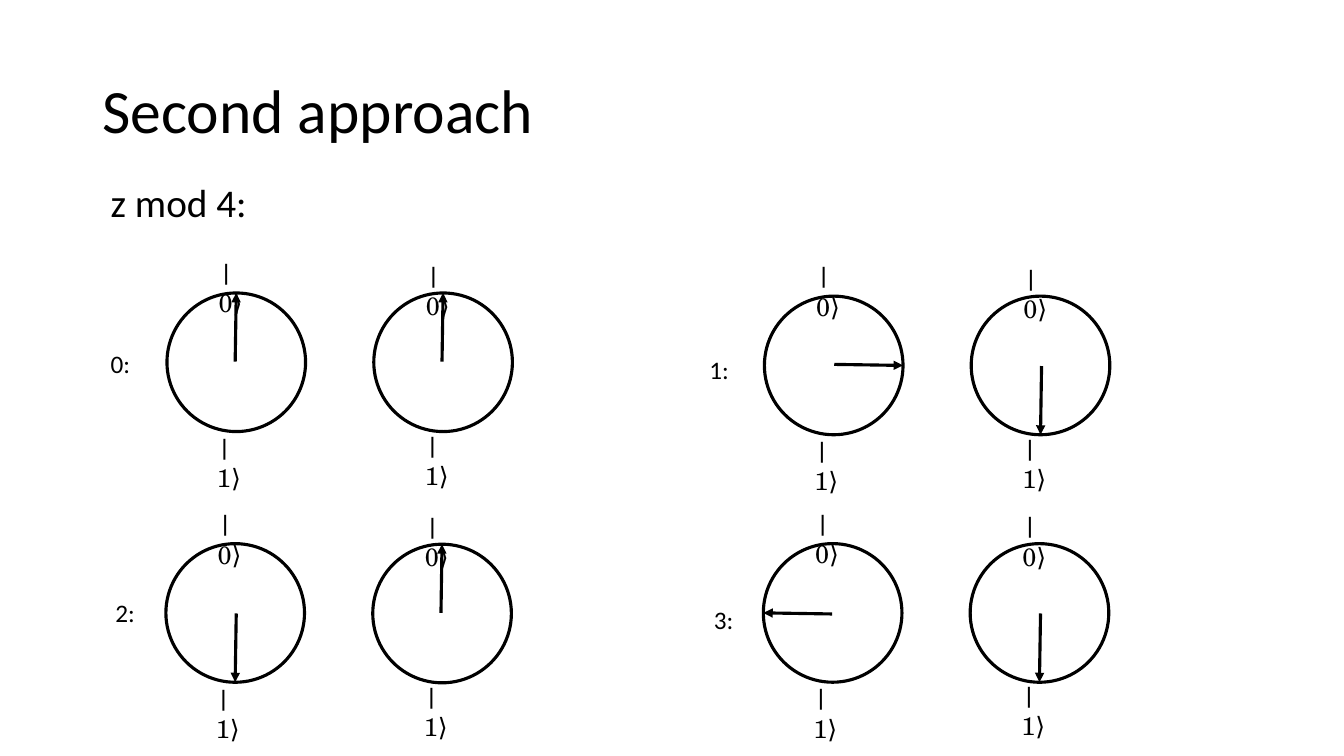
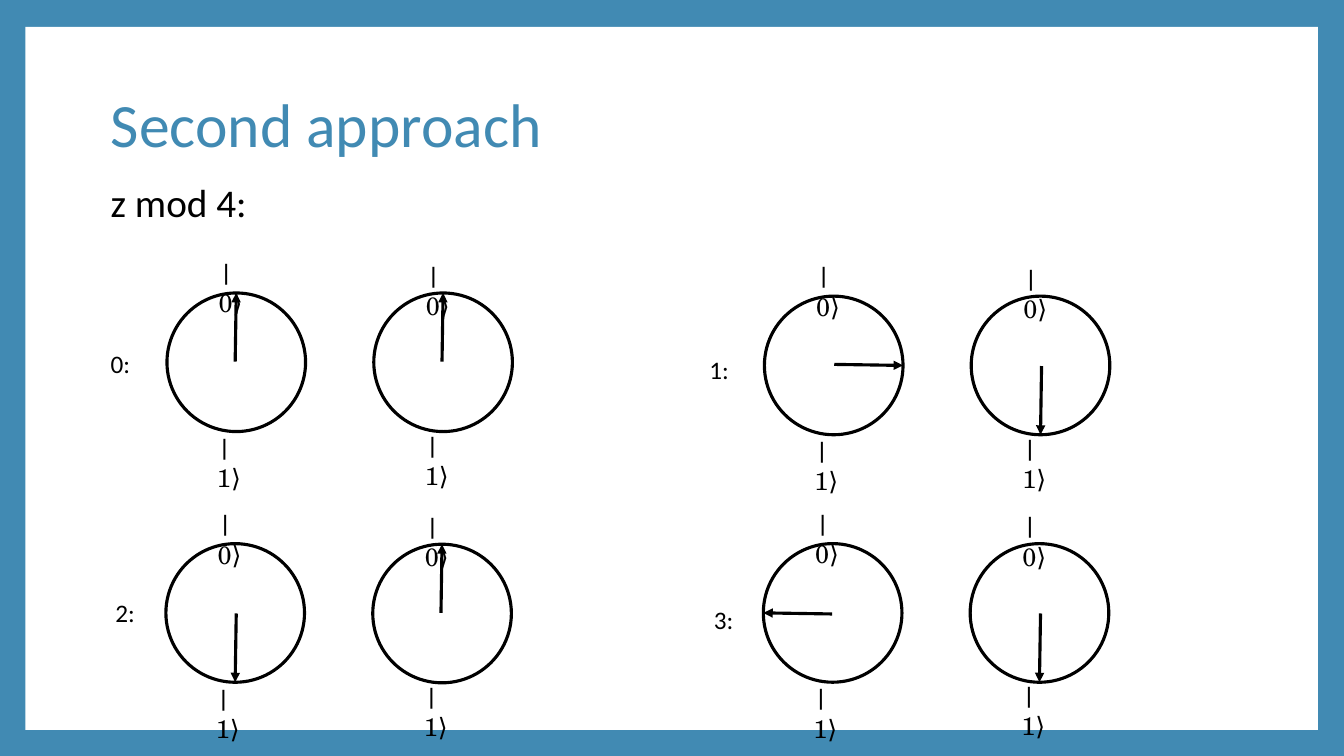
Before and after one commit to diogosoares22/Project-Quid, a slide deck: slide 4 of hackaton.pptx. Drawn at 1344x756 pixels with LibreOffice and Linux fonts; fonts in the diff are those of the drawing. Boxes give left, top, right and bottom in pixels: in the first picture for what was removed or moved away, otherwise in the second. Text is boxed around its words. In the diff, an @@ line names an element or a change of style, - is before the commit and + after.

```diff
--- a/hackaton.pptx
+++ b/hackaton.pptx
@@ background #FFFFFF to #418AB3 @@
@@ rectangle added at <box>25,27,1318,730</box>, fill #FFFFFF @@
@@ title "Second approach": place and size @@
-title "Second approach" at <box>102,90,533,143</box>
+title "Second approach" at <box>111,104,541,157</box>
@@ title "Second approach" at <box>111,104,541,157</box>: text colour #000000 to #418AB3 @@
```
Also in this commit, not shown: 5 other slides changed.
